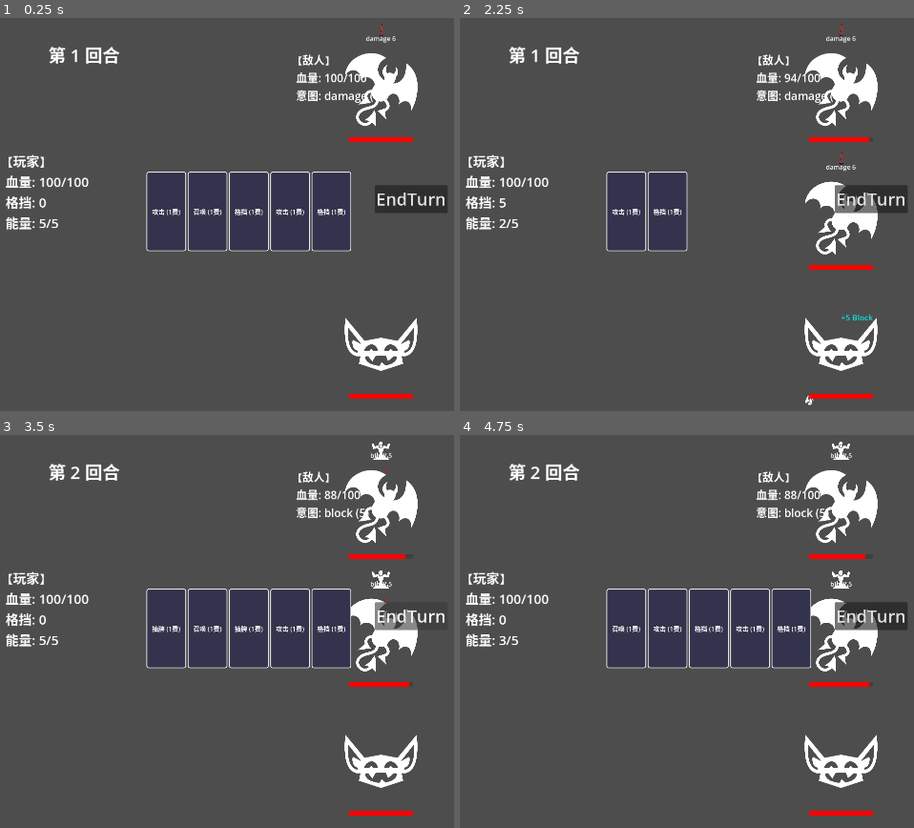
Above: before the commit, frames 1-4 (two rows, left to right).
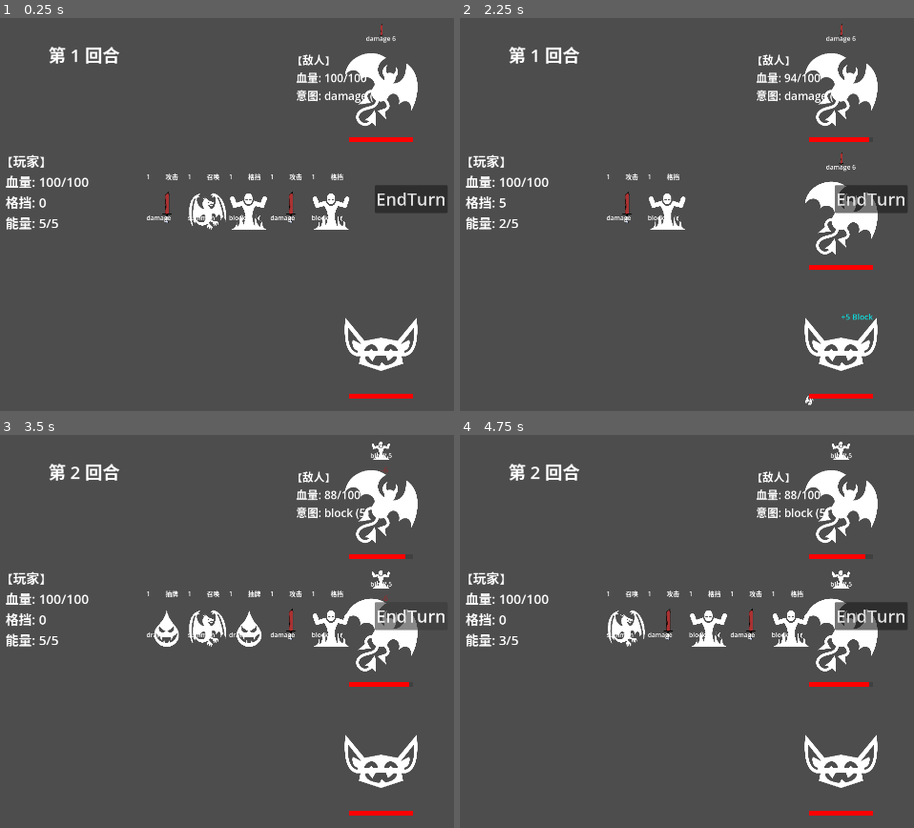
Above: after the commit, the same moments.

Repository: SATTEM/project-X
Game: Godot game, scene res://scenes/game.tscn
Same seed, same stepped clock (60 frames per second), same inputs: the game is played once before the commit and once after it.
Inputs (mouse positions are in pixels of both pictures, inside the frame that each line leads up to):
- Up to frame 1 (0.25 s): no input
- Up to frame 2 (2.25 s): click (627, 210) at 0.5 s, where only the run before the commit has a clickable "攻击 (1费)"; click (627, 210) at 1.25 s, where only the run before the commit has a clickable "召唤 (1费)"; click (627, 210) at 2 s, where only the run before the commit has a clickable "格挡 (1费)"
- Up to frame 3 (3.5 s): click "EndTurn" at 2.75 s
- Up to frame 4 (4.75 s): click (627, 627) at 3.5 s, where only the run before the commit has a clickable "抽牌 (1费)"; click (668, 627) at 4.25 s, where only the run before the commit has a clickable "抽牌 (1费)"

The runs differ from the first frame. In frame 1, 8.8% of the frame differs, in the area x 32-78%, y 39-60%; in frame 2, 3.6%; in frame 3, 8.8%; in frame 4, 8.8%.

Commit message:
feat: add card ui

Diff:
--- /dev/null
+++ b/scenes/cards/card_display.tscn
@@ -0,0 +1,49 @@
+[gd_scene format=3 uid="uid://gx4dfxkmwtlf"]
+
+[ext_resource type="Script" uid="uid://ctsjhnr47wdxt" path="res://scripts/ui/card_display.gd" id="1_nve1b"]
+
+[node name="CardDisplay" type="Control" unique_id=1505606675 node_paths=PackedStringArray("background", "cost_label", "name_label", "description_label")]
+custom_minimum_size = Vector2(100, 140)
+layout_mode = 3
+anchors_preset = 15
+anchor_right = 1.0
+anchor_bottom = 1.0
+offset_right = -1820.0
+offset_bottom = -940.0
+grow_horizontal = 2
+grow_vertical = 2
+script = ExtResource("1_nve1b")
+background = NodePath("Background")
+cost_label = NodePath("CostLabel")
+name_label = NodePath("NameLabel")
+description_label = NodePath("DescriptionLabel")
+
+[node name="Background" type="TextureRect" parent="." unique_id=2032099030]
+layout_mode = 1
+anchors_preset = 15
+anchor_right = 1.0
+anchor_bottom = 1.0
+grow_horizontal = 2
+grow_vertical = 2
+expand_mode = 1
+stretch_mode = 5
+
+[node name="CostLabel" type="Label" parent="." unique_id=607968976]
+layout_mode = 0
+offset_right = 40.0
+offset_bottom = 23.0
+mouse_filter = 1
+
+[node name="NameLabel" type="Label" parent="." unique_id=1613997343]
+layout_mode = 0
+offset_left = 48.0
+offset_right = 88.0
+offset_bottom = 23.0
+mouse_filter = 1
+
+[node name="DescriptionLabel" type="Label" parent="." unique_id=552215725]
+layout_mode = 0
+offset_top = 104.0
+offset_right = 40.0
+offset_bottom = 127.0
+mouse_filter = 1
--- a/scenes/ui/battle_ui.tscn
+++ b/scenes/ui/battle_ui.tscn
@@ -1,6 +1,7 @@
 [gd_scene format=3 uid="uid://cvfnmh8fpsbcc"]
 
 [ext_resource type="Script" uid="uid://bt83fnc62uq2r" path="res://scripts/ui/battle_ui.gd" id="1_2hywk"]
+[ext_resource type="PackedScene" uid="uid://gx4dfxkmwtlf" path="res://scenes/cards/card_display.tscn" id="2_uu5og"]
 
 [node name="BattleUI" type="Control" unique_id=455966288]
 layout_mode = 3
@@ -10,6 +11,7 @@
 grow_horizontal = 2
 grow_vertical = 2
 script = ExtResource("1_2hywk")
+card_display_scene = ExtResource("2_uu5og")
 
 [node name="PlayerInfo" type="Label" parent="." unique_id=1575841956]
 layout_mode = 0
--- a/scripts/ui/battle_ui.gd
+++ b/scripts/ui/battle_ui.gd
@@ -3,6 +3,8 @@
 
 var player: Player
 var monster: Monster
+
+@export var card_display_scene: PackedScene
 
 # 抓取界面上的节点
 @onready var player_info: Label = $PlayerInfo
@@ -89,51 +91,25 @@
 
 
 func _draw_hand_cards() -> void:
-	# 先把旧的卡牌按钮全清空
 	for child in hand_container.get_children():
 		child.queue_free()
 
-	# 根据玩家现在手里的牌，重新生成按钮
 	for i in range(player.hand.size()):
 		var card = player.hand[i]
-		var btn = Button.new()
-		# 按钮文字显示卡牌名和费用
-		btn.text = "%s (%d费)" % [card.card_name, card.cost]
-		# 添加样式
-		btn.add_theme_color_override("font_color", Color.WHITE)
-		btn.add_theme_color_override("font_hover_color", Color.YELLOW)
-		btn.add_theme_stylebox_override("normal", _make_card_stylebox(Color(0.2, 0.2, 0.3)))
-		btn.add_theme_stylebox_override("hover", _make_card_stylebox(Color(0.3, 0.3, 0.4)))
-		btn.custom_minimum_size = Vector2(100, 60)
-		# 当按钮被按下时，执行打牌逻辑
-		btn.pressed.connect(func():
+		var card_ui = card_display_scene.instantiate()
+		card_ui.set_card(card)
+		card_ui.card_pressed.connect(func(c: Card):
 			if (
-					player.is_energy_enough(card.cost)
-					and BattleManager.active_character == player
-					and player.hand.has(card)
+				player.is_energy_enough(c.cost)
+				and BattleManager.active_character == player
+				and player.hand.has(c)
 			):
 				var target = BattleManager.get_card_target()
 				if target:
-					BattleManager.request_play_card(card, player, target)
+					BattleManager.request_play_card(c, player, target)
 					refresh_all_info()
-)
-		hand_container.add_child(btn)
-
-
-func _make_card_stylebox(bg_color: Color) -> StyleBoxFlat:
-	## 创建卡牌样式
-	var style = StyleBoxFlat.new()
-	style.bg_color = bg_color
-	style.border_width_left = 2
-	style.border_width_right = 2
-	style.border_width_top = 2
-	style.border_width_bottom = 2
-	style.border_color = Color.WHITE
-	style.corner_radius_top_left = 5
-	style.corner_radius_top_right = 5
-	style.corner_radius_bottom_left = 5
-	style.corner_radius_bottom_right = 5
-	return style
+		)
+		hand_container.add_child(card_ui)
 
 
 func _on_end_turn_pressed() -> void:
--- /dev/null
+++ b/scripts/ui/card_display.gd
@@ -0,0 +1,34 @@
+class_name CardDisplay
+extends Control
+
+signal card_pressed(card: Card)
+
+@export var background: TextureRect
+@export var cost_label: Label
+@export var name_label: Label
+@export var description_label: Label
+
+var card: Card
+
+
+func _ready() -> void:
+	connect("gui_input", _on_CardDisplay_gui_input)
+
+
+func set_card(new_card: Card) -> void:
+	card = new_card
+	background.texture = card.card_resource.texture
+	cost_label.text = str(card.cost)
+	name_label.text = card.card_name
+	# 提取效果名称
+	var effect_names = []
+	for effect in card.effects:
+		effect_names.append(effect.effect_name)
+	description_label.text = ", ".join(effect_names)
+
+
+
+func _on_CardDisplay_gui_input(event: InputEvent) -> void:
+	## 点击事件
+	if event is InputEventMouseButton and event.pressed and event.button_index == MOUSE_BUTTON_LEFT:
+		card_pressed.emit(card)
Not shown, added: scripts/ui/card_display.gd.uid
